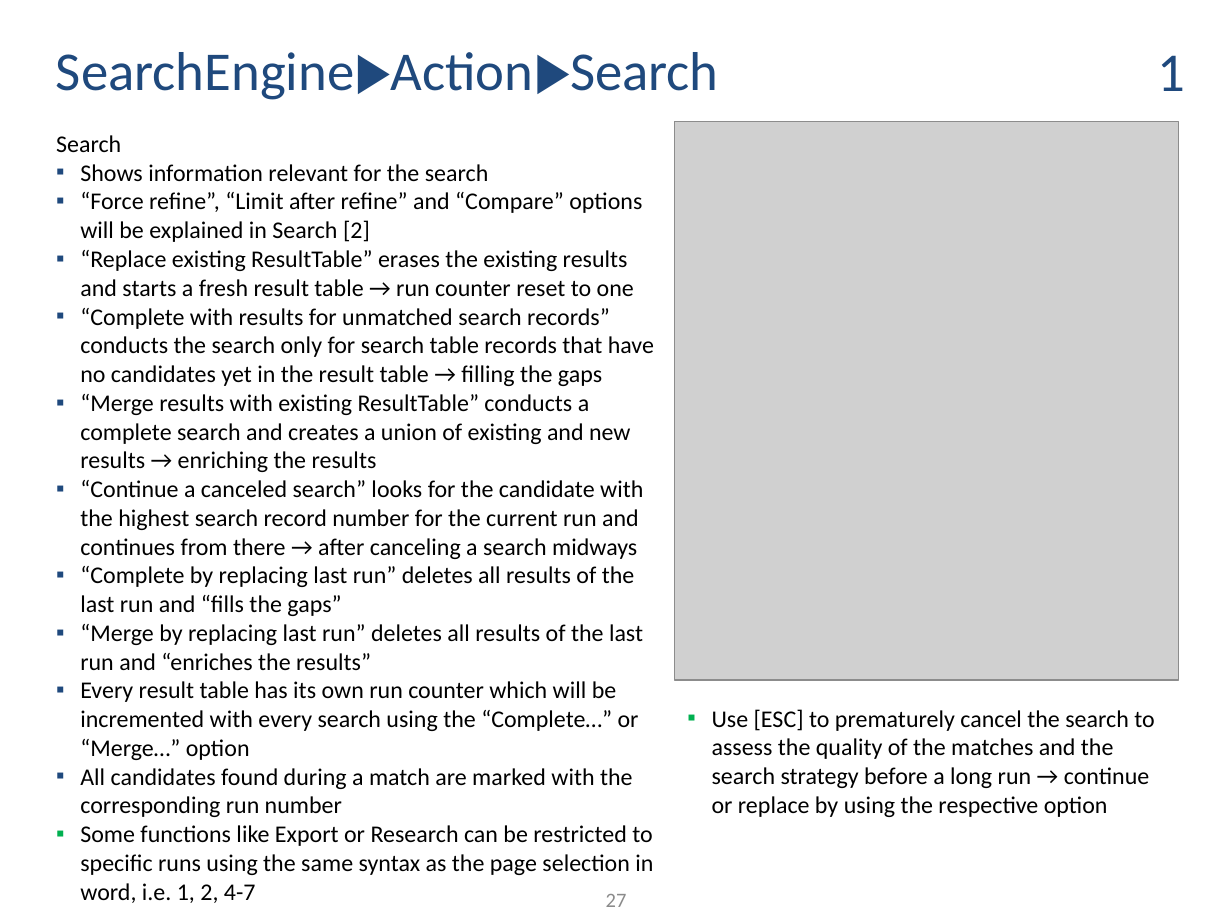
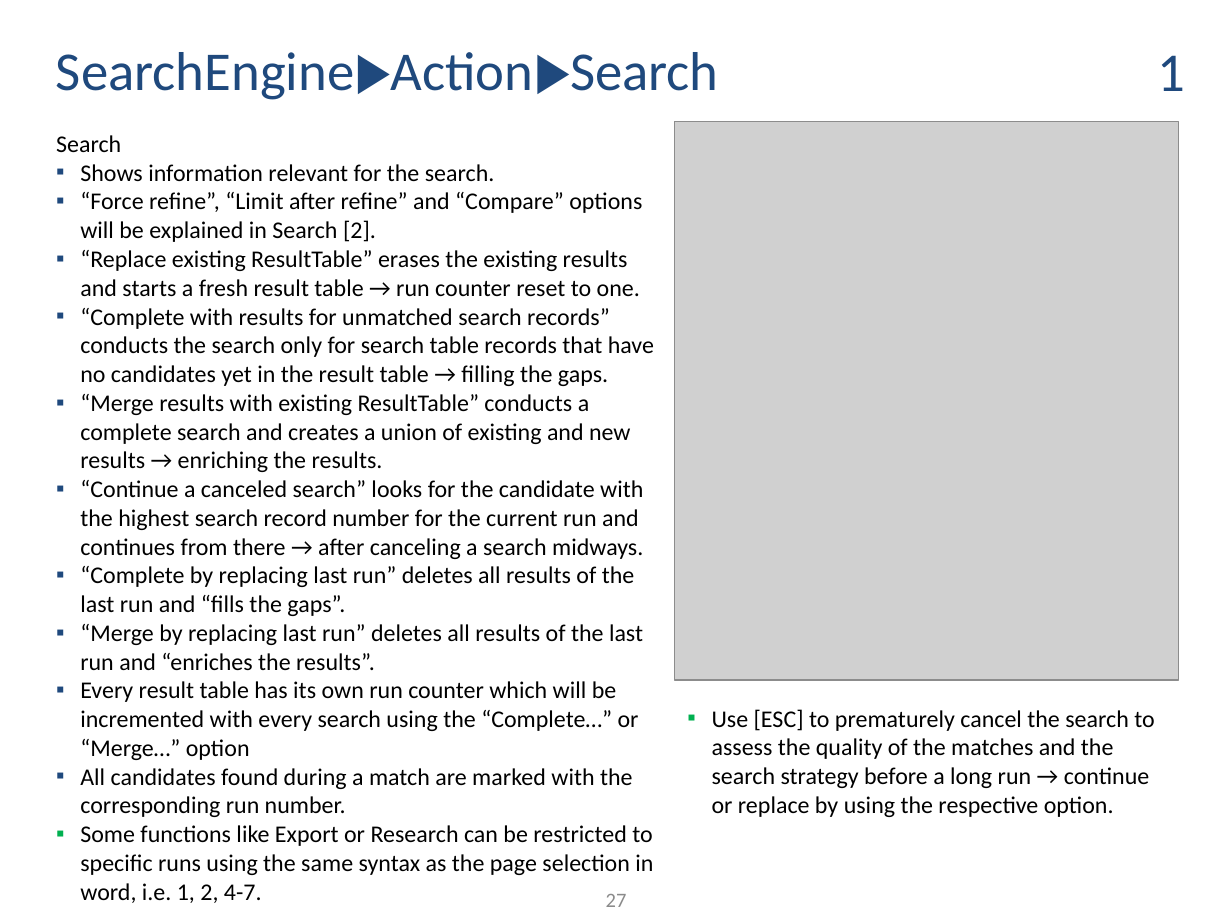
Before and after one commit to ThorstenDoherr/searchengine, a slide deck: slide 27 of doc/Manual.pptx. Drawn at 1232x924 pixels with LibreOffice and Linux fonts; fonts in the diff are those of the drawing; grey boxes stand for pictures. Boxes give left, top, right and bottom in pixels: in the first picture for what was removed or moved away, otherwise in the second. Text is boxed around its words. In the diff, an @@ line names an element or a change of style, - is before the commit and + after.

```diff
--- a/doc/Manual.pptx
+++ b/doc/Manual.pptx
@@ text at (x1=80, y1=164, x2=654, y2=670): text changed @@
-  ▪ Shows information relevant for the search
-  ▪ “Force refine”, “Limit after refine” and “Compare” options will be explained in Search [2]
-  ▪ “Replace existing ResultTable” erases the existing results and starts a fresh result table → run counter reset to one
-  ▪ “Complete with results for unmatched search records” conducts the search only for search table records that have no candidates yet in the result table → filling the gaps
-  ▪ “Merge results with existing ResultTable” conducts a complete search and creates a union of existing and new results → enriching the results
-  ▪ “Continue a canceled search” looks for the candidate with the highest search record number for the current run and continues from there → after canceling a search midways
-  ▪ “Complete by replacing last run” deletes all results of the last run and “fills the gaps”
-  ▪ “Merge by replacing last run” deletes all results of the last run and “enriches the results”
+  ▪ Shows information relevant for the search.
+  ▪ “Force refine”, “Limit after refine” and “Compare” options will be explained in Search [2].
+  ▪ “Replace existing ResultTable” erases the existing results and starts a fresh result table → run counter reset to one.
+  ▪ “Complete with results for unmatched search records” conducts the search only for search table records that have no candidates yet in the result table → filling the gaps.
+  ▪ “Merge results with existing ResultTable” conducts a complete search and creates a union of existing and new results → enriching the results.
+  ▪ “Continue a canceled search” looks for the candidate with the highest search record number for the current run and continues from there → after canceling a search midways.
+  ▪ “Complete by replacing last run” deletes all results of the last run and “fills the gaps”.
+  ▪ “Merge by replacing last run” deletes all results of the last run and “enriches the results”.
@@ text at (x1=712, y1=709, x2=1154, y2=817): text changed @@
-  ▪ Use [ESC] to prematurely cancel the search to assess the quality of the matches and the search strategy before a long run → continue or replace by using the respective option
+  ▪ Use [ESC] to prematurely cancel the search to assess the quality of the matches and the search strategy before a long run → continue or replace by using the respective option.
@@ text at (x1=80, y1=768, x2=653, y2=903): text changed @@
-  ▪ All candidates found during a match are marked with the corresponding run number
-  ▪ Some functions like Export or Research can be restricted to specific runs using the same syntax as the page selection in word, i.e. 1, 2, 4-7
+  ▪ All candidates found during a match are marked with the corresponding run number.
+  ▪ Some functions like Export or Research can be restricted to specific runs using the same syntax as the page selection in word, i.e. 1, 2, 4-7.
```
Also in this commit, not shown: 39 other slides changed, 1 slide added, 3 other files.
